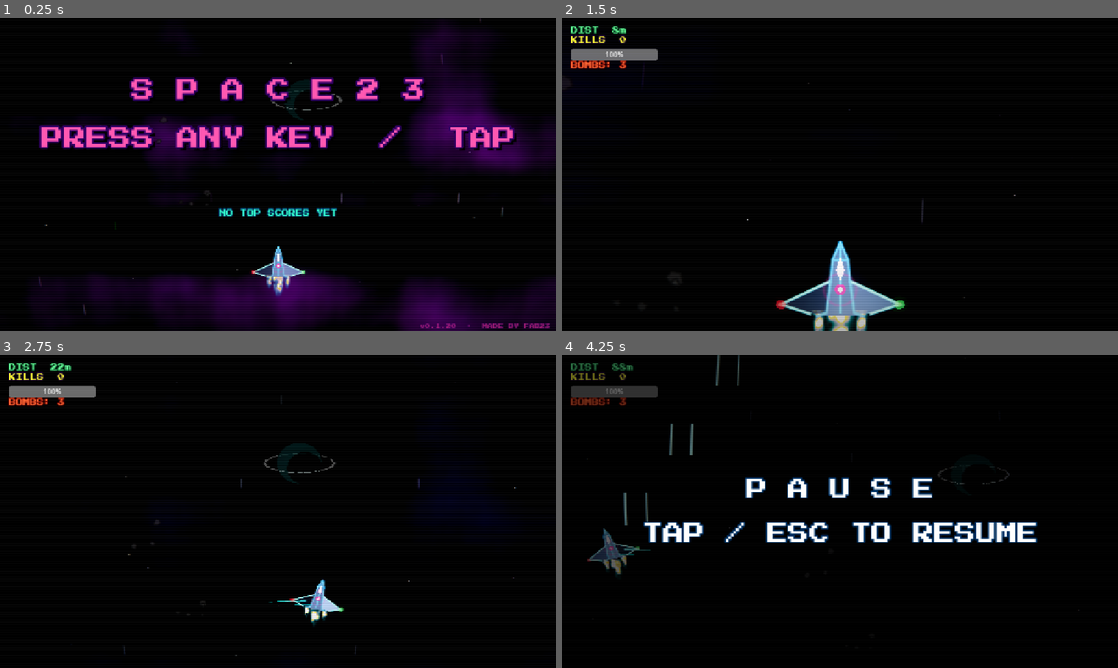
Above: before the commit, frames 1-4 (two rows, left to right).
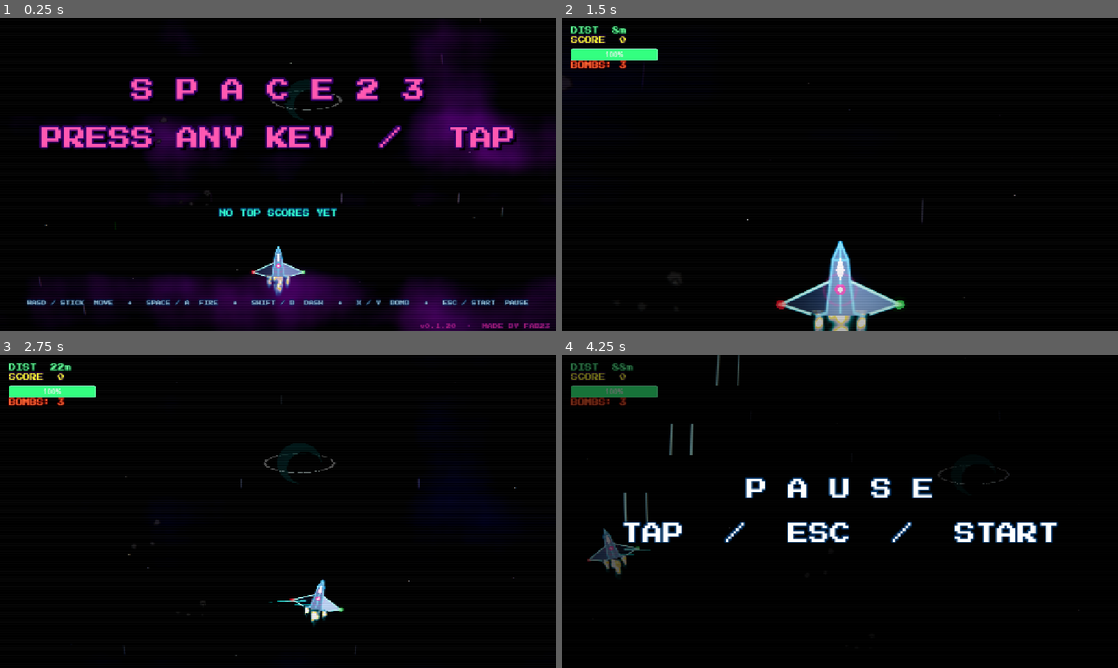
Above: after the commit, the same moments.

Repository: fabriziosalmi/space23
Game: Godot game, scene res://Main.tscn
Two runs of this game, one before a commit and one after it. Both use one fixed random seed, a clock stepped at 60 frames per second and the inputs below. Sound files missing from this copy of the repository are replaced by a short silence.
Inputs (mouse positions are in pixels of both pictures, inside the frame that each line leads up to):
- Up to frame 1 (0.25 s): no input
- Up to frame 2 (1.5 s): tap Enter (ui_accept) at 0.5, 0.77, 0.8, 1.07 s; move the mouse to (962, 158) at 0.52 s; hold D (move_right) 0.53-1.25 s; tap X (bomb) at 0.6 s; click (962, 158) at 0.67 s; drag from (728, 190) to (812, 237) at 1.27 s
- Up to frame 3 (2.75 s): move the mouse to (333, 442) at 2.02 s; hold D (move_right) from 2.03 s (still down); tap X (bomb) at 2.1 s; click (333, 442) at 2.17 s; tap Enter (ui_accept) at 2.3 s
- Up to frame 4 (4.25 s): release D (move_right) at 2.75 s; drag from (812, 574) to (673, 464) at 2.77 s; move the mouse to (1006, 558) at 3.52 s; hold A (move_left) from 3.53 s (still down); hold Space (fire) from 3.53 s (still down); click (1006, 558) at 3.67 s; tap Enter (ui_accept) at 3.77, 3.8, 4.07 s; tap Escape (pause) at 4.15 s

The runs differ from the first frame. In frame 1, 0.9% of the frame differs, in the area x 4-95%, y 89-92%; in frame 2, 0.7%; in frame 3, 0.7%; in frame 4, 3.3%, in the area x 1-90%, y 5-60%.

Commit message:
fix(frontend): ui resize, aspect, leaderboard, score retention (round 3)
A frontend audit (UI/UX/graphics/audio). Eight fixes; backend logic
out of scope.

1. UI broken on window resize / device rotation. All position/size
   assignments cached screen_size once → on resize, pause_dim didn't
   cover the viewport, bomb_button floated, all centered/anchored
   elements stuck at old coords. Extracted into _layout_for_size(s)
   in UIManager, connected get_tree().root.size_changed. Same in
   PostFXController for the post-FX ColorRect.size.

2. post.gdshader hardcoded aspect 1.77. BH lens and radial-blur
   masks used `dir.x *= 1.77` to stay circular on 16:9. On portrait
   mobile (~0.56) or square the masks stretched into ellipses. Now
   `uniform float aspect`, set from PostFXController on setup and
   on resize.

3. Boss HP bar could show negative for 1 frame. Railgun DPS / smart
   bomb push e.hp below 0 between damage and the next-frame kill
   cleanup. Godot ProgressBar doesn't auto-clamp value > 0. Fix:
   max(hp, 0) in update_boss_hp.

4. Leaderboard never visible after first game over. leaderboard_label
   was hidden in _input on title-leave and only ever un-hidden once.
   After the first death the player couldn't see their freshly-saved
   entry. Fix: show in show_game_over, hide in hide_game_over.

5. Instant-retry shortcut silently dropped the score. ui_accept at
   game over (Enter / A) called _on_retry_pressed directly — name
   input hadn't yet submitted, save_highscore never ran. New
   auto_save_pending_score() in UIManager, called from Main.gd's
   retry path. Saves with the typed text (or "ANON" if blank).

6. Boss HP / HP bars used Godot's default gray theme — flat gray
   clashing with the neon HUD. Added _apply_neon_progressbar_theme:
   StyleBoxFlat bg (dark navy semi-transparent + thin border) and
   fill (HDR neon with edge). Player green-cyan, boss red-pink.

7. "KILLS" label was actually composite score (kills + grazes +
   top-half time). After the v0.1.20 fixes that made grazes and
   top-half score actually pay out, "KILLS" became extra misleading.
   Renamed HUD label to "SCORE", game-over line to "DIST + SCORE".

8. HUD pulse-on-increment comment was wrong (claimed ramp-up + decay,
   actually pure linear decay). Rewrote to match code.

Added:
- Title-screen control hints. controls_label below leaderboard with
  WASD/STICK MOVE • SPACE/A FIRE • SHIFT/B DASH • X/Y BOMB • ESC/START
  PAUSE. New players were guessing bindings.
- Pause overlay mentions START button (was TAP / ESC, joypad players
  didn't know START toggled).

Co-Authored-By: Claude Opus 4.7 (1M context) <noreply@anthropic.com>

Diff:
--- a/Main.gd
+++ b/Main.gd
@@ -503,6 +503,11 @@
 	audio_manager.load_and_play_track(0)
 
 	if is_instance_valid(ui_manager):
+		# Se l'utente preme ui_accept (instant retry shortcut) prima di
+		# submitare il nome, lo score sparisce. auto_save_pending_score
+		# salva con il testo digitato (o "ANON" se vuoto) — niente più
+		# "ho fatto un punteggio alto e non si è salvato".
+		ui_manager.auto_save_pending_score()
 		ui_manager.hide_game_over()
 		ui_manager.update_boss_hp(0, 100)
 
--- a/UIManager.gd
+++ b/UIManager.gd
@@ -23,6 +23,11 @@
 
 # Mobile BOMB button
 var bomb_button: Button
+
+# Control hints visibili sul TITLE (sotto leaderboard). Onboarding minimo:
+# il giocatore vede le keybind senza dover indovinare WASD / Space / Shift / X.
+# Hidden insieme a title_label/leaderboard quando il game inizia.
+var controls_label: Label
 
 var game_over_container: VBoxContainer
 var final_score_label: Label
@@ -58,7 +63,7 @@
 	add_child(dist_label)
 
 	kill_label = _make_hud_label(Vector2(20, 42), Color(1.0, 1.0, 0.2), Color(0.1, 0.0, 0.2))
-	kill_label.text = "KILLS  0"
+	kill_label.text = "SCORE  0"
 	add_child(kill_label)
 
 	hp_bar = ProgressBar.new()
@@ -66,6 +71,7 @@
 	hp_bar.size = Vector2(200, 20)
 	hp_bar.max_value = 100
 	hp_bar.value = 100
+	_apply_neon_progressbar_theme(hp_bar, Color(0.2, 1.0, 0.5), Color(0.6, 1.0, 0.8))
 	add_child(hp_bar)
 
 	title_label = Label.new()
@@ -120,6 +126,21 @@
 	leaderboard_label.add_theme_constant_override("outline_size", 6)
 	add_child(leaderboard_label)
 
+	# Control hints — sotto al leaderboard sul TITLE. Pre-fix il giocatore
+	# nuovo doveva indovinare le keybind o leggere il README. Hide insieme
+	# al title_label nell'_input handler.
+	controls_label = Label.new()
+	controls_label.size = Vector2(screen_size.x - 40, 40)
+	controls_label.position = Vector2(20, screen_size.y - 70)
+	controls_label.horizontal_alignment = HORIZONTAL_ALIGNMENT_CENTER
+	controls_label.text = "WASD / STICK  MOVE   •   SPACE / A  FIRE   •   SHIFT / B  DASH   •   X / Y  BOMB   •   ESC / START  PAUSE"
+	controls_label.add_theme_font_override("font", arcade_font)
+	controls_label.add_theme_font_size_override("font_size", 11)
+	controls_label.add_theme_color_override("font_color", Color(0.8, 0.95, 1.0, 0.7))
+	controls_label.add_theme_color_override("font_outline_color", Color(0.0, 0.2, 0.4, 0.7))
+	controls_label.add_theme_constant_override("outline_size", 4)
+	add_child(controls_label)
+
 	dist_label.hide()
 	kill_label.hide()
 	hp_bar.hide()
@@ -164,6 +185,7 @@
 	boss_hp_bar.max_value = 100
 	boss_hp_bar.value = 0
 	boss_hp_bar.show_percentage = false
+	_apply_neon_progressbar_theme(boss_hp_bar, Color(1.0, 0.2, 0.3), Color(1.4, 0.5, 0.6))
 	boss_hp_bar.hide()
 	add_child(boss_hp_bar)
 
@@ -246,7 +268,7 @@
 	add_child(pause_dim)
 
 	pause_label = Label.new()
-	pause_label.text = "P A U S E\n\nTAP / ESC TO RESUME"
+	pause_label.text = "P A U S E\n\nTAP  /  ESC  /  START"
 	pause_label.horizontal_alignment = HORIZONTAL_ALIGNMENT_CENTER
 	pause_label.vertical_alignment = VERTICAL_ALIGNMENT_CENTER
 	pause_label.size = screen_size
@@ -261,6 +283,50 @@
 
 	load_highscores()
 
+	# Resize handler: Window/viewport resize → ricomputiamo le posizioni
+	# screen-dependent. Senza questo:
+	#   - pause_dim.size restava al size iniziale → overlay non copriva il
+	#     viewport ridimensionato (visibile gameplay sotto angoli)
+	#   - bomb_button restava all'angolo del vecchio screen (off-canvas o
+	#     fluttuante in mezzo)
+	#   - title_label / version_label / leaderboard_label / boss_hp / game
+	#     over container fissi alle vecchie coordinate
+	# I label HUD top-left (dist/score/hp/bomb) sono già anchored a (20, ...)
+	# → safe sotto resize. flow_label.position viene ricomputato ogni frame
+	# in update_hud (già responsivo).
+	get_tree().root.size_changed.connect(_on_viewport_resized)
+
+func _on_viewport_resized() -> void:
+	_layout_for_size(get_viewport().get_visible_rect().size)
+
+# Idempotente: chiamabile sul mount o ad ogni resize, riposiziona/ridimensiona
+# tutto quel che dipende da `screen_size`. Le label HUD a (20, ...) restano
+# anchored top-left e non sono qui.
+func _layout_for_size(s: Vector2) -> void:
+	if title_label:
+		title_label.position = Vector2(20, s.y / 2.0 - 220)
+		title_label.size = Vector2(s.x - 40, 420)
+	if version_label:
+		version_label.position = Vector2(0, s.y - 28)
+		version_label.size = Vector2(s.x - 14, 20)
+	if leaderboard_label:
+		leaderboard_label.position = Vector2(s.x / 2.0 - 200, s.y / 2.0 + 80)
+	if controls_label:
+		controls_label.size = Vector2(s.x - 40, 40)
+		controls_label.position = Vector2(20, s.y - 70)
+	if bomb_button:
+		bomb_button.position = Vector2(s.x - 116, s.y - 116)
+	if boss_hp_label:
+		boss_hp_label.position = Vector2(s.x / 2.0 - 300, 18)
+	if boss_hp_bar:
+		boss_hp_bar.position = Vector2(s.x / 2.0 - 300, 46)
+	if pause_dim:
+		pause_dim.size = s
+	if pause_label:
+		pause_label.size = s
+	if game_over_container:
+		game_over_container.position = Vector2(s.x / 2.0 - 300, s.y / 2.0 - 230)
+
 # Helper per creare label HUD con stile coerente (font arcade + outline scuro).
 func _make_hud_label(pos: Vector2, font_color: Color, outline_color: Color) -> Label:
 	var l := Label.new()
@@ -271,6 +337,26 @@
 	l.add_theme_color_override("font_outline_color", outline_color)
 	l.add_theme_constant_override("outline_size", 6)
 	return l
+
+# StyleBox neon per ProgressBar (HP, boss HP). Sostituisce il theme default
+# Godot (gray flat) con un look coerente al resto della UI: bg scuro semi-
+# trasparente bordato dal colore della barra, fill HDR con leggera bordura
+# luminosa. Senza questo lo HUD aveva un visibile "rettangolo Godot grigio"
+# che stonava col resto neon.
+func _apply_neon_progressbar_theme(pb: ProgressBar, bar_color: Color, edge_color: Color) -> void:
+	var bg := StyleBoxFlat.new()
+	bg.bg_color = Color(0.04, 0.04, 0.08, 0.75)
+	bg.border_color = Color(bar_color.r * 0.4, bar_color.g * 0.4, bar_color.b * 0.4, 0.9)
+	bg.set_border_width_all(1)
+	bg.set_corner_radius_all(2)
+	pb.add_theme_stylebox_override("background", bg)
+
+	var fill := StyleBoxFlat.new()
+	fill.bg_color = bar_color
+	fill.border_color = edge_color
+	fill.set_border_width_all(1)
+	fill.set_corner_radius_all(2)
+	pb.add_theme_stylebox_override("fill", fill)
 
 # Mostra/nasconde il cluster di HUD in-game (chiamato da _input title-hide e hide_game_over).
 func _show_play_ui() -> void:
@@ -315,9 +401,10 @@
 		var pulse = (sin(time * 5.0) + 1.0) * 0.5
 		title_label.add_theme_color_override("font_color", Color(1.0, 0.2 + pulse * 0.6, 0.6 + pulse * 0.4))
 
-	# HUD pulse decay. Brightness curve: ramp-up rapido (lineare) per i primi
-	# 30% del timer, poi decay. Picco ~1.6× verso quando il timer è quasi
-	# completo (nuovo frame), poi tiepido.
+	# HUD pulse decay. Curva: brightness picco 1.6× al frame del set (k=1.0
+	# subito dopo `_kill_pulse_t = HUD_PULSE_DURATION`), poi decay LINEARE
+	# verso 1.0 nei 100ms successivi (no ramp-up). Triggera il bloom HDR
+	# del font color saturo per ~1 frame.
 	if _kill_pulse_t > 0.0:
 		_kill_pulse_t = max(_kill_pulse_t - delta, 0.0)
 		var k: float = _kill_pulse_t / HUD_PULSE_DURATION  # 1.0 → 0.0
@@ -340,6 +427,7 @@
 			title_label.hide()
 			leaderboard_label.hide()
 			if version_label: version_label.hide()
+			if controls_label: controls_label.hide()
 			_show_play_ui()
 			start_pressed.emit()
 
@@ -359,12 +447,34 @@
 	_hide_play_ui()
 	if boss_hp_bar: boss_hp_bar.hide()
 	if boss_hp_label: boss_hp_label.hide()
-	final_score_label.text = "FINAL SCORE: %d\n\nDIST  %d m   +   KILLS  %d" % [total, distance_m, kill_score]
+	# Label aggiornata: il valore "kill_score" è in realtà score_points
+	# (kills + grazes + top-half time bonus), non solo kills. "SCORE" è
+	# accurato; il breakdown DIST + SCORE chiarisce la composizione del totale.
+	final_score_label.text = "FINAL SCORE: %d\n\nDIST  %d m   +   SCORE  %d" % [total, distance_m, kill_score]
 	game_over_container.show()
+	# Leaderboard visible durante game over: prima era hidden per sempre dopo
+	# il primo TITLE → il giocatore non vedeva mai il proprio nuovo entry
+	# salvato. Ora mostra le top 5 sotto il game-over container.
+	leaderboard_label.show()
 	name_input.show()
 	name_input.text = ""
 	name_input.grab_focus()
 	retry_button.hide()
+
+# Chiamata da Main._on_retry_pressed PRIMA di hide_game_over: se c'è uno score
+# pendente (game over con name_input ancora visibile = utente non ha submitato
+# il nome), salviamo automaticamente con il testo digitato (o "ANON" se vuoto).
+# Senza questo, l'instant retry shortcut (`ui_accept` durante game over)
+# scartava lo score senza salvarlo, sorprendendo il giocatore.
+func auto_save_pending_score() -> void:
+	if not (name_input and name_input.visible):
+		return
+	if current_final_score <= 0:
+		return
+	var pending_name: String = name_input.text.strip_edges().to_upper()
+	if pending_name == "":
+		pending_name = "ANON"
+	save_highscore(pending_name, current_final_score)
 
 func update_boss_hp(hp: float, max_hp: float):
 	if not boss_hp_bar:
@@ -374,18 +484,26 @@
 		if boss_hp_label: boss_hp_label.hide()
 		return
 	boss_hp_bar.max_value = max_hp
-	boss_hp_bar.value = hp
+	# Clamp: railgun DPS continuo o smart bomb (-50 hp/proiettile) può
+	# portare hp a valori negativi tra il damage e il successivo
+	# handle_enemy_kill cleanup. Senza il clamp la ProgressBar mostrava
+	# `value < 0` per 1 frame (Godot non clampa automaticamente fill > 0).
+	boss_hp_bar.value = max(hp, 0.0)
 	boss_hp_bar.show()
 	if boss_hp_label: boss_hp_label.show()
 
 func hide_game_over():
 	game_over_container.hide()
+	leaderboard_label.hide()
 	_show_play_ui()
 
 func update_hud(hp: float, distance_m: int, kill_score: int, flow: float = 0.0, bombs: int = 0):
 	hp_bar.value = hp
 	dist_label.text = "DIST  %dm" % distance_m
-	kill_label.text = "KILLS  %d" % kill_score
+	# "SCORE" anziché "KILLS": il valore include kills (250/5000), graze (50)
+	# e top-half time bonus (~14 pt/sec). "KILLS" era misleading — sembrava
+	# un counter di nemici uccisi mentre era un punteggio composito.
+	kill_label.text = "SCORE  %d" % kill_score
 	bomb_label.text = "BOMBS: " + str(bombs)
 
 	# Pulse on increment. Skip the very first frame (when prev = -1) so the
--- a/shaders/post.gdshader
+++ b/shaders/post.gdshader
@@ -26,6 +26,12 @@
 // Soft (mix factor 0.4 al picco × edge_mask) — sells "ho preso danno" senza
 // ostacolare leggibilità del centro dove c'è la nave.
 uniform float damage_flash = 0.0;
+// Aspect ratio (screen_w / screen_h), passed by GDScript at setup + on resize.
+// Sostituisce il magic number 1.77 (hardcoded 16:9) usato per correggere
+// le mask circolari (BH lensing, radial blur). Su mobile portrait (~0.56) o
+// schermi quadrati il vecchio valore stirava le mask in orizzontale → BH
+// e blur diventavano ellissi sottili invece di cerchi.
+uniform float aspect = 1.7777778;
 
 void fragment() {
 	vec2 uv = SCREEN_UV;
@@ -50,7 +56,7 @@
 	bool in_bh = false;
 	if (bh_intensity > 0.0) {
 		vec2 bh_dir = uv - bh_pos;
-		bh_dir.x *= 1.77; // Correzione aspect ratio
+		bh_dir.x *= aspect; // Correzione aspect ratio (uniform, era hardcoded 1.77)
 		float bh_dist = length(bh_dir);
 		if (bh_dist < 0.5) {
 			float pull = smoothstep(0.5, 0.0, bh_dist);
@@ -122,7 +128,7 @@
 		if (radial_blur > 0.0) {
 			vec2 from_ship = uv - ship_uv;
 			vec2 from_ship_aspect = from_ship;
-			from_ship_aspect.x *= 1.77;  // 16:9 → make mask circular
+			from_ship_aspect.x *= aspect;  // mask circolare a qualsiasi aspect
 			float dist_ship = length(from_ship_aspect);
 			float mask = smoothstep(0.18, 0.55, dist_ship);
 			vec3 rb = vec3(0.0);
--- a/systems/PostFXController.gd
+++ b/systems/PostFXController.gd
@@ -22,6 +22,19 @@
 	mat.shader = preload("res://shaders/post.gdshader")
 	rect.material = mat
 	add_child(rect)
+	_apply_aspect(screen_size)
+	# Resize: BH lens / radial blur mask vogliono restare circolari su qualsiasi
+	# aspect. Senza questo, su mobile portrait (~0.56) o schermi quadrati il
+	# vecchio valore hardcoded 1.77 deformava le mask in ellissi orizzontali.
+	get_tree().root.size_changed.connect(func():
+		var s: Vector2 = get_viewport().get_visible_rect().size
+		rect.size = s
+		_apply_aspect(s)
+	)
+
+func _apply_aspect(s: Vector2) -> void:
+	if rect and rect.material and s.y > 0.0:
+		rect.material.set_shader_parameter("aspect", s.x / s.y)
 
 # ===== Setters idiomatici =====
 
